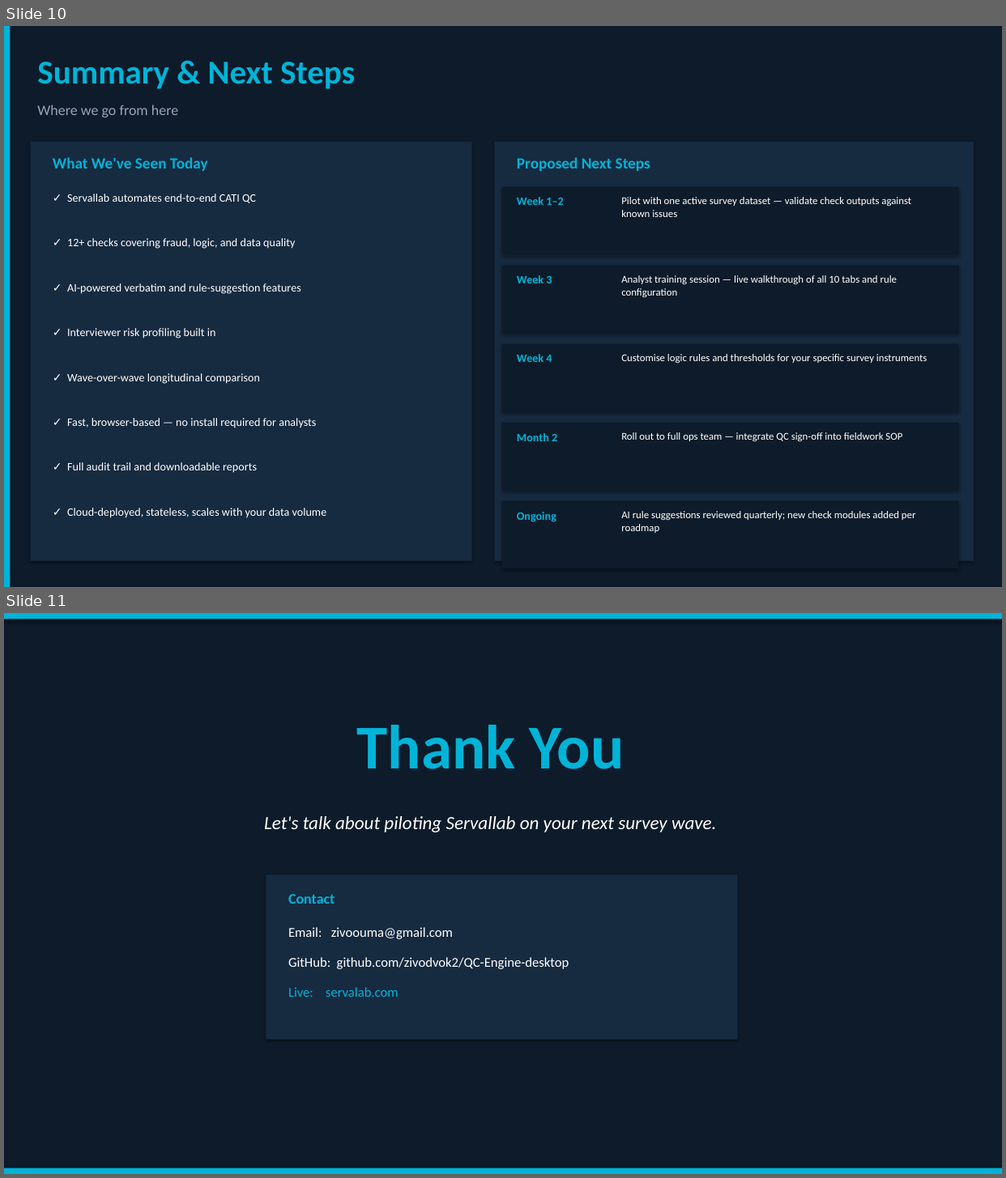
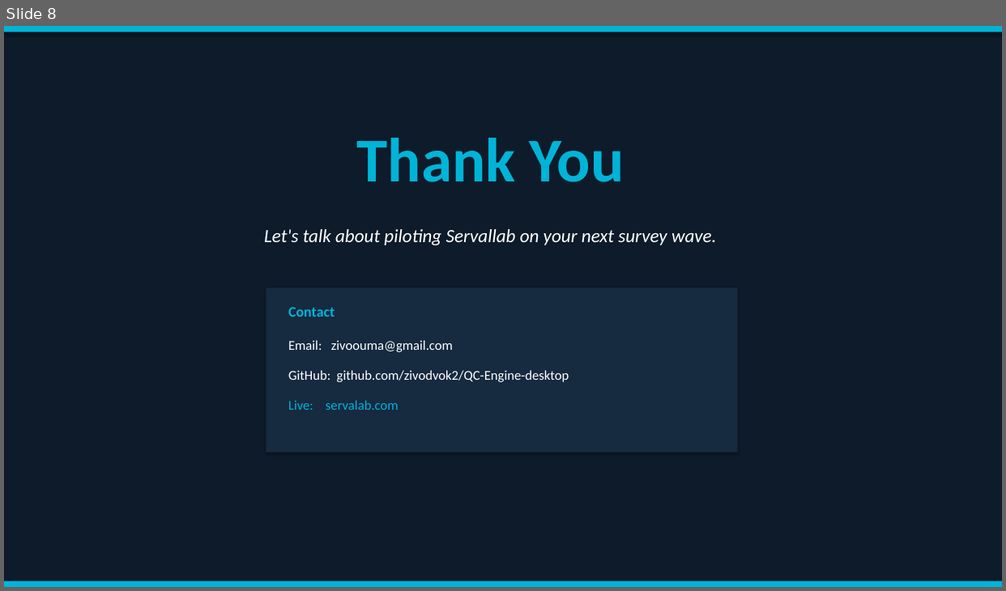
Before and after one commit to zivodvok2/QC-Engine-desktop, a slide deck: Servallab_Ops_Presentation.pptx. Shown one above the other, each under a label of ours: slides 10 and 11 before the commit, slide 8 after it. The pictures are 1006x1178 and 1006x591 pixels, drawn with LibreOffice and Linux fonts; fonts in the diff are those of the drawing. Boxes give left, top, right and bottom in pixels: in the first picture for what was removed or moved away, otherwise in the second. Text is boxed around its words. In the diff, an @@ line names an element or a change of style, - is before the commit and + after.

```diff
--- a/Servallab_Ops_Presentation.pptx
+++ b/Servallab_Ops_Presentation.pptx
@@ slide 10 removed at bbox=[4, 26, 1002, 587], background #FFFFFF @@
@@ rectangle removed at bbox=[4, 26, 1002, 587] @@
@@ rectangle removed at bbox=[4, 26, 10, 587] @@
@@ text removed at bbox=[37, 62, 355, 89] @@
-Summary & Next Steps
@@ text removed at bbox=[37, 105, 178, 118] @@
-Where we go from here
@@ rectangle removed at bbox=[30, 142, 472, 561] @@
@@ rectangle removed at bbox=[494, 142, 974, 561] @@
@@ text removed at bbox=[53, 157, 208, 171] @@
-What We've Seen Today
@@ text removed at bbox=[517, 157, 650, 171] @@
-Proposed Next Steps
@@ text removed at bbox=[67, 194, 256, 203] @@
-✓ Servallab automates end-to-end CATI QC
@@ rectangle removed at bbox=[502, 187, 958, 254] @@
@@ text removed at bbox=[517, 197, 563, 205] @@
-Week 1–2
@@ text removed at bbox=[621, 197, 911, 217] @@
-Pilot with one active survey dataset — validate check outputs against known issues
@@ text removed at bbox=[67, 238, 295, 249] @@
-✓ 12+ checks covering fraud, logic, and data quality
@@ rectangle removed at bbox=[502, 266, 958, 333] @@
@@ text removed at bbox=[67, 284, 301, 294] @@
-✓ AI-powered verbatim and rule-suggestion features
@@ text removed at bbox=[517, 275, 552, 284] @@
-Week 3
@@ text removed at bbox=[621, 275, 897, 297] @@
-Analyst training session — live walkthrough of all 10 tabs and rule configuration
@@ text removed at bbox=[67, 328, 216, 339] @@
-✓ Interviewer risk profiling built in
@@ rectangle removed at bbox=[502, 344, 958, 412] @@
@@ text removed at bbox=[517, 354, 552, 362] @@
-Week 4
@@ text removed at bbox=[621, 354, 927, 364] @@
-Customise logic rules and thresholds for your specific survey instruments
@@ text removed at bbox=[67, 373, 260, 384] @@
-✓ Wave-over-wave longitudinal comparison
@@ text removed at bbox=[67, 418, 316, 429] @@
-✓ Fast, browser-based — no install required for analysts
@@ rectangle removed at bbox=[502, 423, 958, 490] @@
@@ text removed at bbox=[517, 433, 557, 442] @@
-Month 2
@@ text removed at bbox=[621, 433, 902, 442] @@
-Roll out to full ops team — integrate QC sign-off into fieldwork SOP
@@ text removed at bbox=[67, 463, 257, 473] @@
-✓ Full audit trail and downloadable reports
@@ text removed at bbox=[67, 508, 327, 518] @@
-✓ Cloud-deployed, stateless, scales with your data volume
@@ rectangle removed at bbox=[502, 501, 958, 569] @@
@@ text removed at bbox=[621, 511, 916, 533] @@
-AI rule suggestions reviewed quarterly; new check modules added per roadmap
@@ text removed at bbox=[517, 512, 556, 523] @@
-Ongoing
@@ what was slide 11 is now slide 8 @@
```
Also in this commit, not shown: 2 slides changed, 2 other slides removed, 2 other files.
